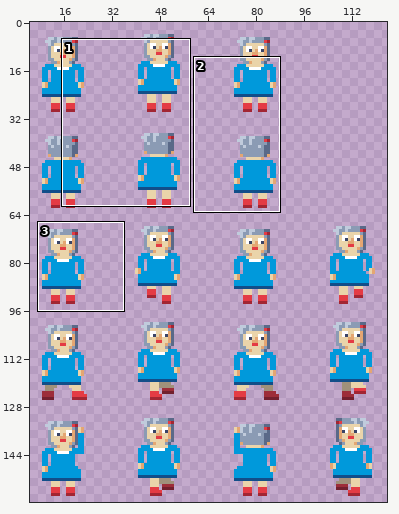
A pixel-art file gets an edit: assets/textures/characters/lavatanssija_naaras_32.aseprite. The picture above shows the old version from afar; the outline marks the close-up.
Close-up. First the earlier version:
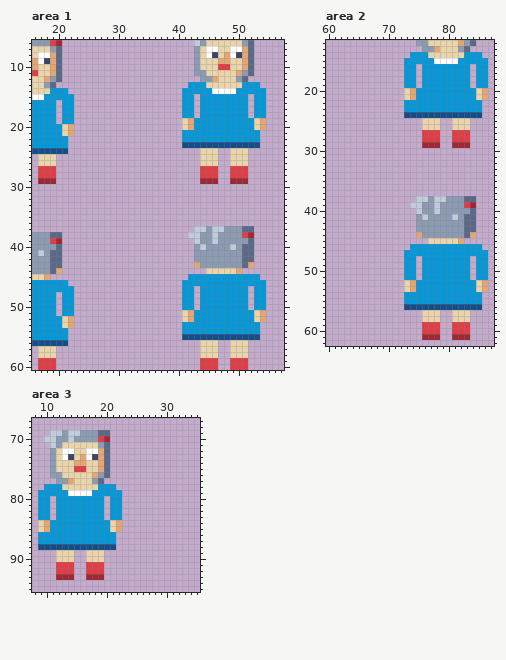
128x160 pixels, 1 frame. Shown: area 1: x 16..57, y 6..60; area 2: x 60..87, y 12..62; area 3: x 8..35, y 67..95. The wide view leaves out empty margins. The commit also changed other parts of the picture, which this record leaves out.
Now the later version:
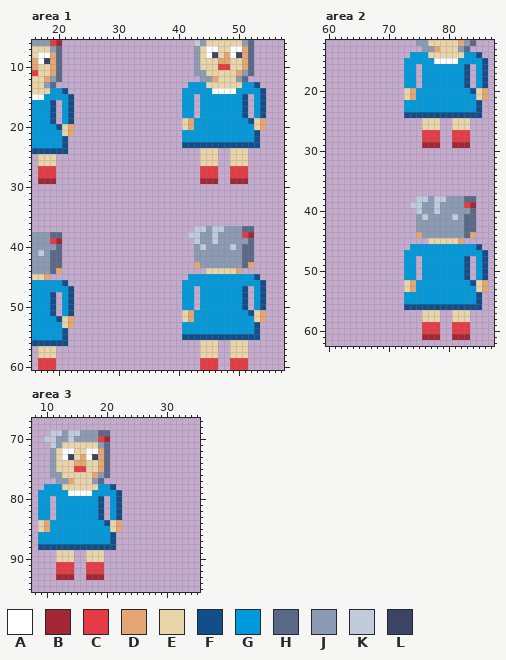
Palette (. is transparent): A #ffffff  B #a22633  C #e43b44  D #e4a672  E #ead4aa  F #124e89  G #0099db  H #5a6988  J #8b9bb4  K #c0cbdc  L #3a4466
Edits made:
Area 1:
y 13: x 53 G -> F
y 14: x 21 G -> F; x 54 G -> F
y 15: x 22 G -> F; x 51 G -> F; x 54 G -> F
y 16..18: x 19 G -> F; x 22 G -> F; x 51 G -> F; x 54 G -> F
y 19: x 19 G -> F; x 22 G -> F; x 52 G -> F
y 20: x 20 G -> F
y 21: x 53 G -> F
y 22: x 21 G -> F; x 53 G -> F
y 23: x 21 G -> F
y 45: x 53 G -> F
y 46: x 21 G -> F; x 54 G -> F
y 47: x 22 G -> F; x 51 G -> F; x 54 G -> F
y 48..50: x 19 G -> F; x 22 G -> F; x 51 G -> F; x 54 G -> F
y 51: x 19 G -> F; x 22 G -> F; x 52 G -> F
y 52: x 20 G -> F
y 53: x 53 G -> F
y 54: x 21 G -> F; x 53 G -> F
y 55: x 21 G -> F
Area 2:
y 14: x 85 G -> F
y 15: x 86 G -> F
y 16..19: x 83 G -> F; x 86 G -> F
y 20: x 84 G -> F
y 22..23: x 85 G -> F
y 46: x 85 G -> F
y 47: x 86 G -> F
y 48..51: x 83 G -> F; x 86 G -> F
y 52: x 84 G -> F
y 54..55: x 85 G -> F
Area 3:
y 78: x 21 G -> F
y 79: x 22 G -> F
y 80..83: x 19 G -> F; x 22 G -> F
y 84: x 20 G -> F
y 86..87: x 21 G -> F
